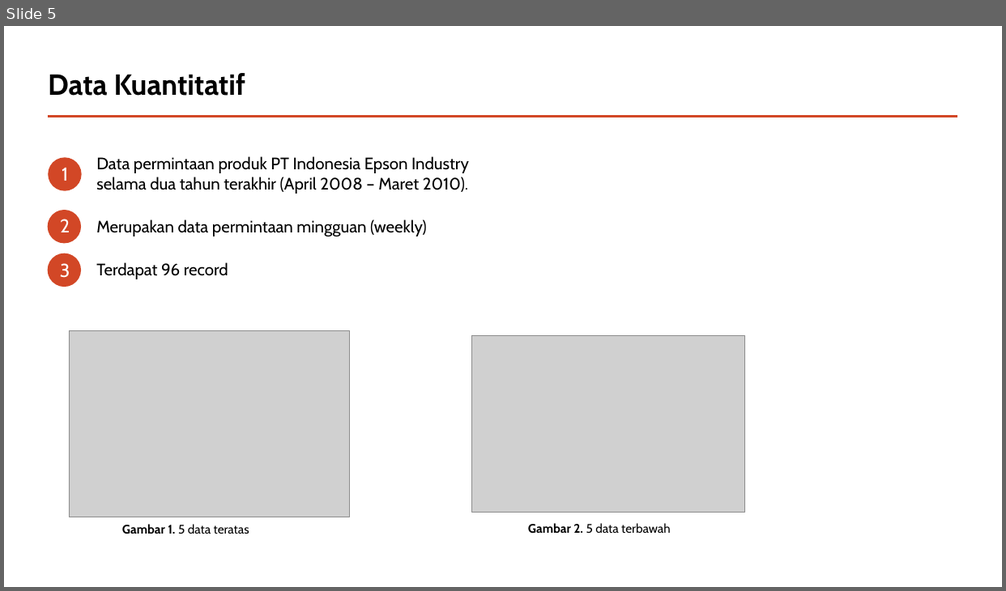
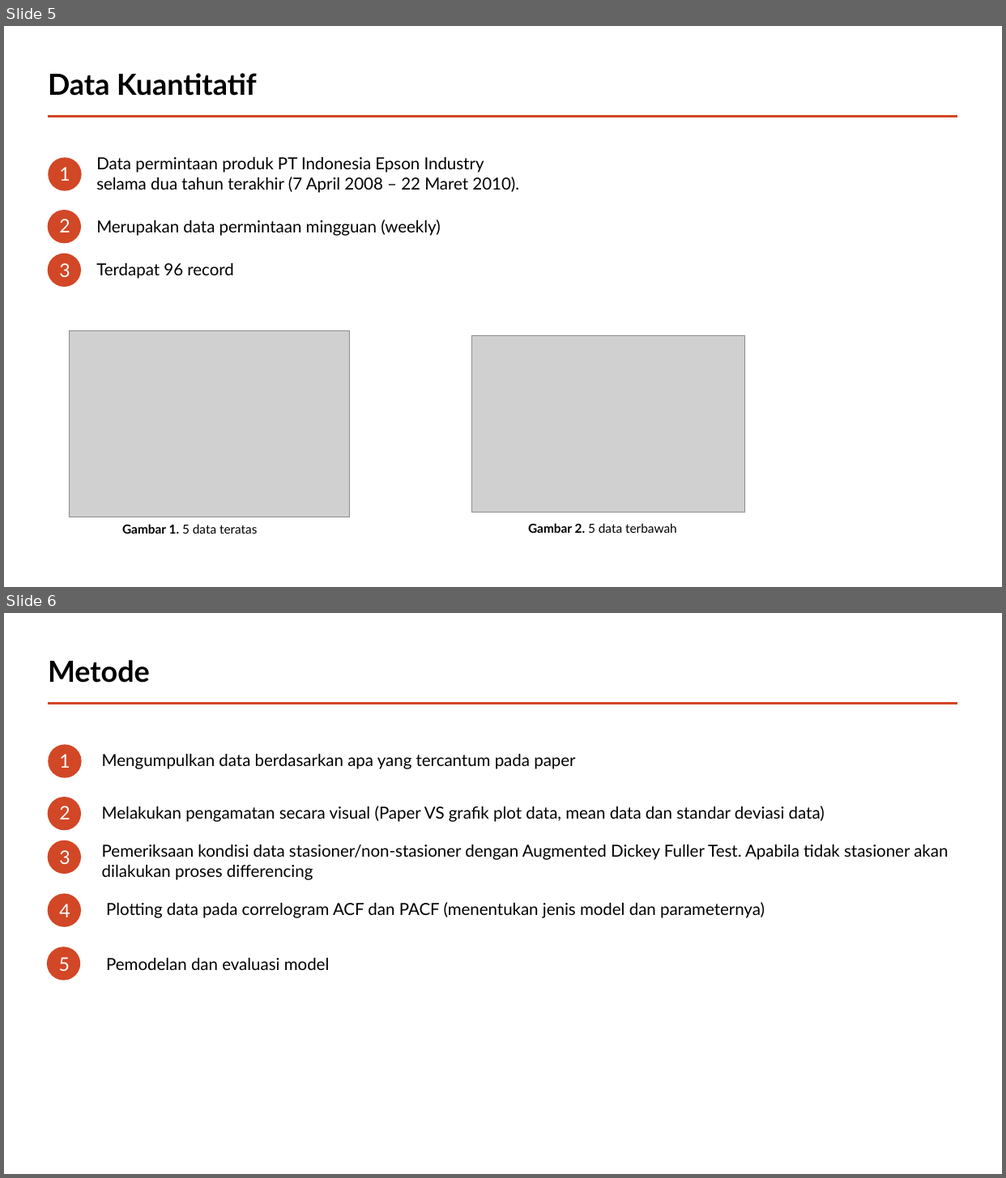
Before and after one commit to andrewmanuelt/arima, a slide deck: Presentasi.pptx. Shown one above the other, each under a label of ours: slide 5 before the commit, slides 5 and 6 after it. The pictures are 1006x591 and 1006x1178 pixels, drawn with LibreOffice and Linux fonts; fonts in the diff are those of the drawing; grey boxes stand for pictures. Boxes give left, top, right and bottom in pixels: in the first picture for what was removed or moved away, otherwise in the second. Text is boxed around its words. In the diff, an @@ line names an element or a change of style, - is before the commit and + after.

```diff
--- a/Presentasi.pptx
+++ b/Presentasi.pptx
@@ slide 6 added at (4,613,1002,1174), background #FFFFFF; not listed: 1 template element that a slide beside it also shows @@
@@ title added at (48,660,150,683), 28 pt, text #000000, bold @@
+Metode
@@ ellipse added at (49,745,82,778), fill #D24726 @@
@@ text added at (59,754,70,768), 18 pt, text #FFFFFF @@
+1
@@ text added at (102,754,575,769), 16 pt, text #000000 @@
+Mengumpulkan data berdasarkan apa yang tercantum pada paper
@@ ellipse added at (48,797,81,831), fill #D24726 @@
@@ text added at (59,806,70,820), 18 pt, text #FFFFFF @@
+2
@@ text added at (102,806,825,822), 16 pt, text #000000 @@
+Melakukan pengamatan secara visual (Paper VS grafik plot data, mean data dan standar deviasi data)
@@ ellipse added at (48,841,81,875), fill #D24726 @@
@@ text added at (59,850,70,864), 18 pt, text #FFFFFF @@
+3
@@ text added at (102,845,948,880), 16 pt, text #000000 @@
+Pemeriksaan kondisi data stasioner/non-stasioner dengan Augmented Dickey Fuller Test. Apabila tidak stasioner akan dilakukan proses differencing
@@ ellipse added at (48,894,81,927), fill #D24726 @@
@@ text added at (59,904,70,918), 18 pt, text #FFFFFF @@
+4
@@ text added at (106,902,765,918), 16 pt, text #000000 @@
+Plotting data pada correlogram ACF dan PACF (menentukan jenis model dan parameternya)
@@ ellipse added at (47,947,80,981), fill #D24726 @@
@@ text added at (59,957,70,971), 18 pt, text #FFFFFF @@
+5
@@ text added at (106,958,330,970), 16 pt, text #000000 @@
+Pemodelan dan evaluasi model
@@ slide 5 changed as well @@
@@ text at (96,157,519,193): text changed; font Cabin to Lato @@
-Data permintaan produk PT Indonesia Epson Industry selama dua tahun terakhir (April 2008 – Maret 2010).
+Data permintaan produk PT Indonesia Epson Industry selama dua tahun terakhir (7 April 2008 – 22 Maret 2010).
@@ text at (96,220,440,279): font Cabin to Lato in "Merupakan data permintaan mingguan (weekly)", "Terdapat 96 record" @@
@@ font Cabin to Lato in 5 elements at (48,73,257,96), (59,167,70,181), (59,263,70,277), (122,524,257,534), (528,523,677,533) @@
```
Also in this commit, not shown: 12 other slides changed, 4 other slides added, 2 slides removed.
